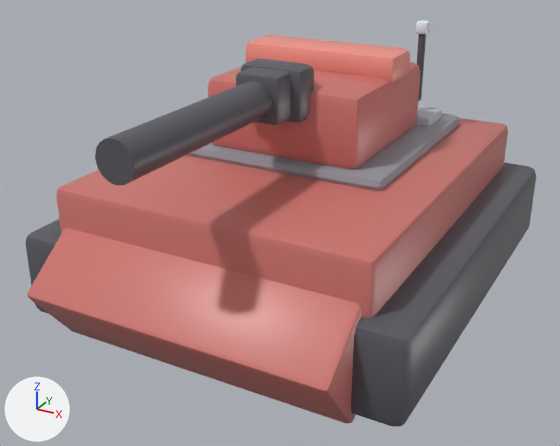
One commit to the glTF model public/assets/vehicles/red_mediumTank.glb: the scene before it, then after it.
Before and after are seen from a 50 mm camera at (2.61, -5.19, 3.08) aimed at (0.0, -0.46, 0.71). Every picture has the same lights, and +X, +Y and +Z are marked at lower left. The picture after the commit comes second. Vertices at exactly the same position are counted once.

The first picture shows 'hull_static', 'turret'.
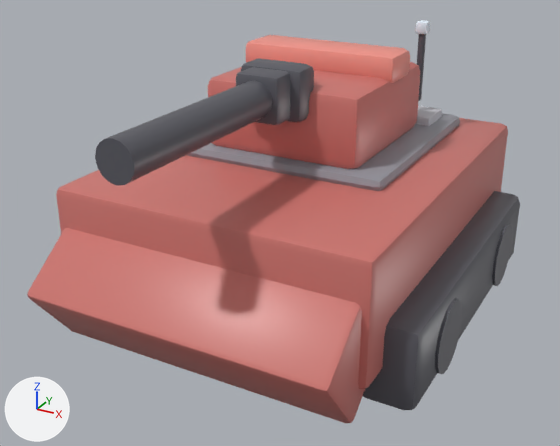
Patch to the scene script:
```diff
--- a/public/assets/vehicles/red_mediumTank.glb.py
+++ b/public/assets/vehicles/red_mediumTank.glb.py
@@ me_würfel @@
 # used by ob_hull_static; location = (0.0, 0.0, 0.0)
-me_würfel.from_pydata(...)  # 596 vertices, 1140 faces; spans x -1.48..1.48, y -1.97..1.65, z 0.02..2.05
+me_würfel.from_pydata(...)  # 596 vertices, 1140 faces; spans x -1.45..1.45, y -1.97..1.55, z 0.0..2.05
+# me_würfel part 1: the loose piece of 56 vertices spanning x -1.48..-1.02, y -1.65..1.65, z 0.12..0.77 is scaled about its middle by (0.919, 0.789, 0.947), then moved by (0.03, 0.0, -0.14)
+# me_würfel part 2: 64 of 596 vertices moved; they spanned x -0.25..0.25, y 0.14..1.51, z 0.02..0.57 and now span x 0.99..1.45, y -1.31..1.31, z 0.0..0.62; mean shift (1.22, -0.89, 0.0); largest move (-0.25, 1.51, 0.29) -> (1.4, -1.28, 0.03)
+# me_würfel part 3: 56 of 596 vertices moved; they spanned x 1.02..1.48, y -1.65..1.65, z 0.12..0.77 and now span x 0.99..1.45, y -0.97..0.97, z 0.02..0.54; mean shift (-0.03, 0.07, -0.15); largest move (1.39, -1.65, 0.2) -> (0.99, 0.81, 0.04)
+# other edits to the shape of me_würfel do not show in these pictures
 me_würfel.materials.append(mat_mat_body)
```

Pixel boxes [x1, y1, x2, y2] of what changed, in the pictures (560 x 446 px; the box of a moved part takes in the faces that stretch with it):
'hull_static', reshaped: before [25, 20, 536, 426]; after [27, 20, 520, 423]
part 1 of me_würfel, moved or reshaped (not visible afterwards): before [25, 219, 61, 314]
part 2 of me_würfel, moved or reshaped (not visible before): after [363, 191, 520, 410]
part 3 of me_würfel, moved or reshaped: before [351, 163, 536, 426]; after [435, 224, 512, 374]
